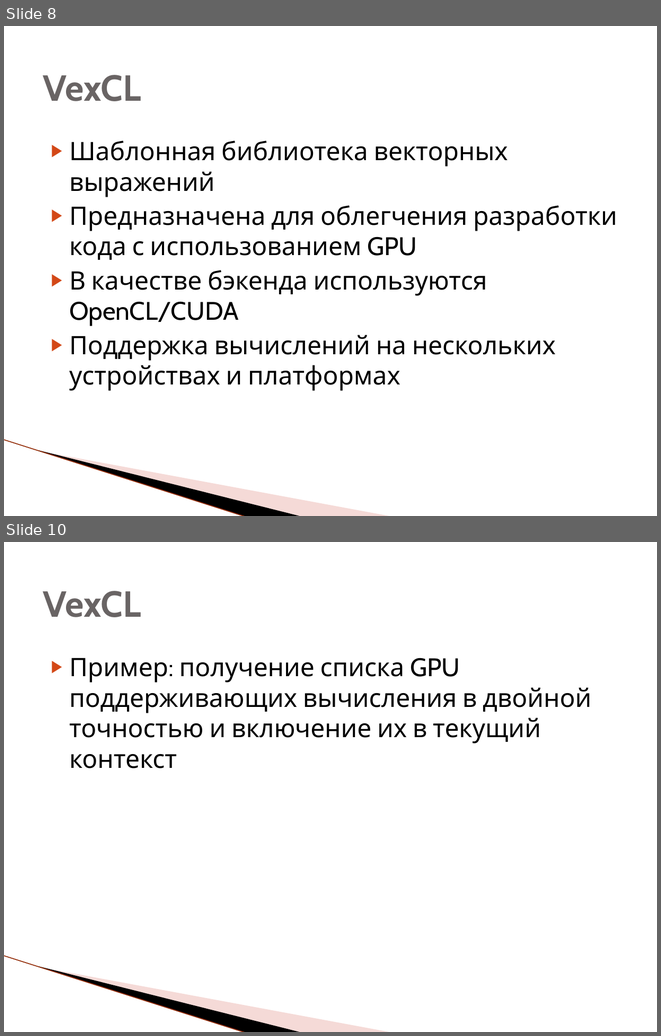
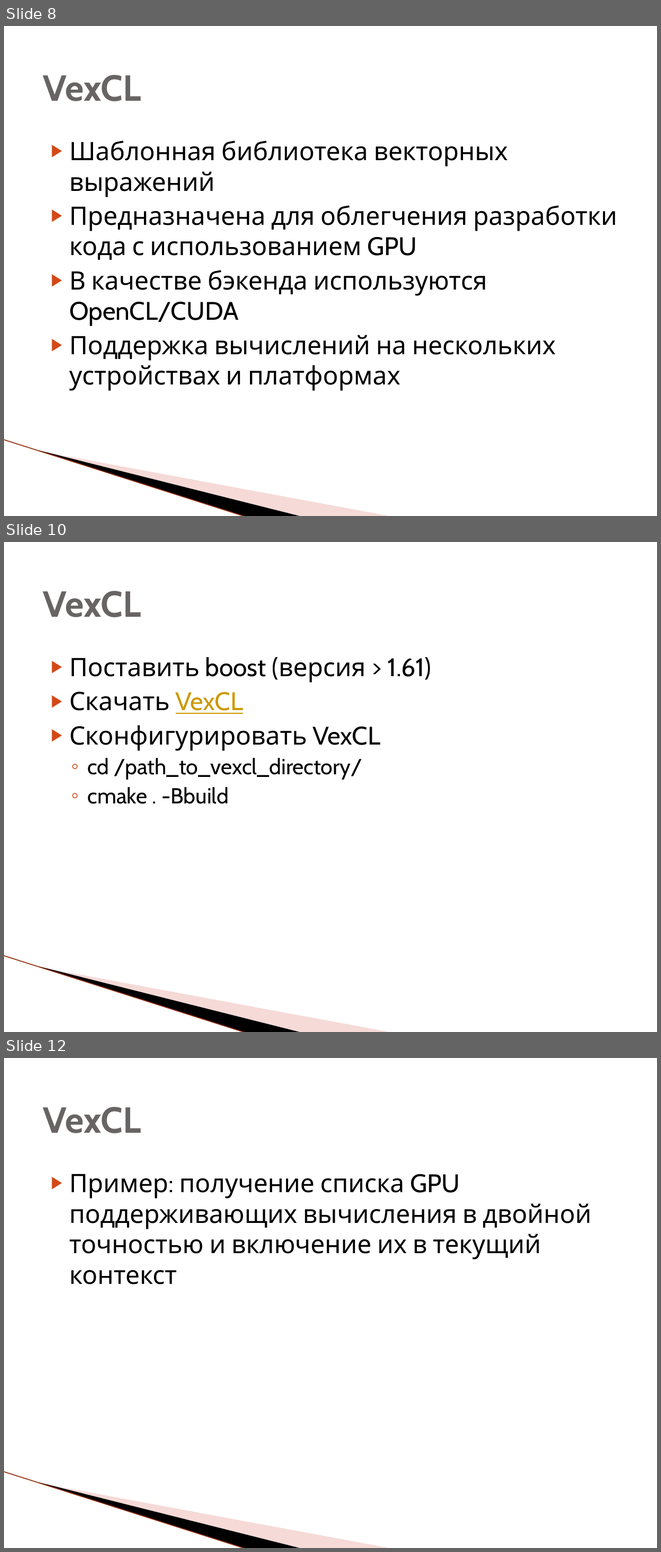
Before and after one commit to HPC-lab-ITIS/OpenCL, a slide deck: materials/lec_3/lec_3.pptx. Shown one above the other, each under a label of ours: slides 8 and 10 before the commit, slides 8, 10 and 12 after it; the slides between them are not shown. The pictures are 661x1036 and 661x1552 pixels, drawn with LibreOffice and Linux fonts; fonts in the diff are those of the drawing; background and template pictures are left out. Boxes give left, top, right and bottom in pixels: in the first picture for what was removed or moved away, otherwise in the second. Text is boxed around its words. In the diff, an @@ line names an element or a change of style, - is before the commit and + after.

```diff
--- a/materials/lec_3/lec_3.pptx
+++ b/materials/lec_3/lec_3.pptx
@@ slide 10 added at box(4, 542, 657, 1032), background picture (left out); not listed: 3 template elements that a slide beside it also shows @@
@@ title added at box(43, 591, 141, 617), 40 pt, text #696464, bold @@
+VexCL
@@ text added at box(69, 657, 431, 804), 28 pt, text #000000 @@
+▶ Поставить boost (версия > 1.61)
+▶ Скачать VexCL
+▶ Сконфигурировать VexCL
+  ◦ cd /path_to_vexcl_directory/
+  ◦ cmake . -Bbuild
@@ what was slide 10 is now slide 12 @@
```
Also in this commit, not shown: 1 slide changed, 1 other slide added, 1 other file.
